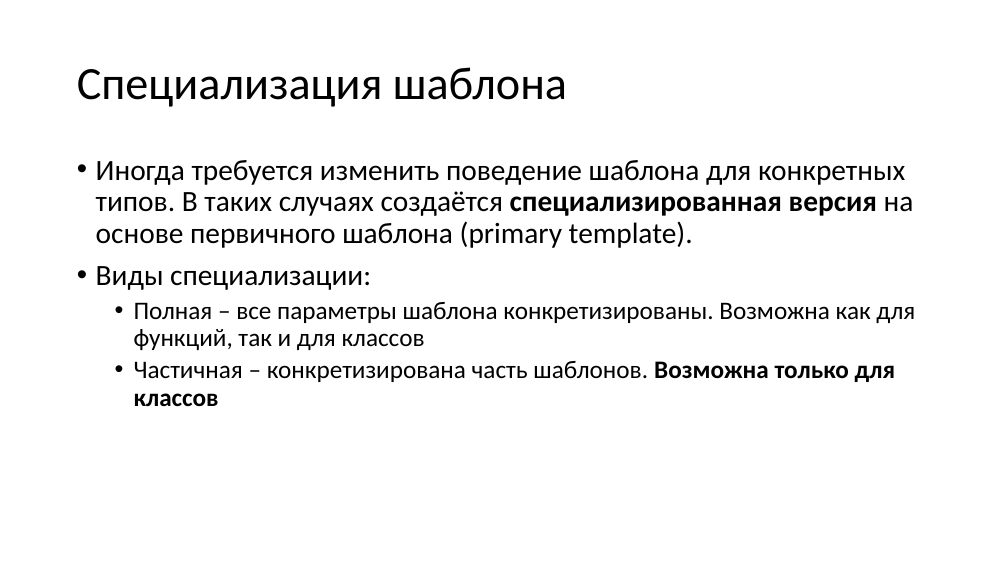
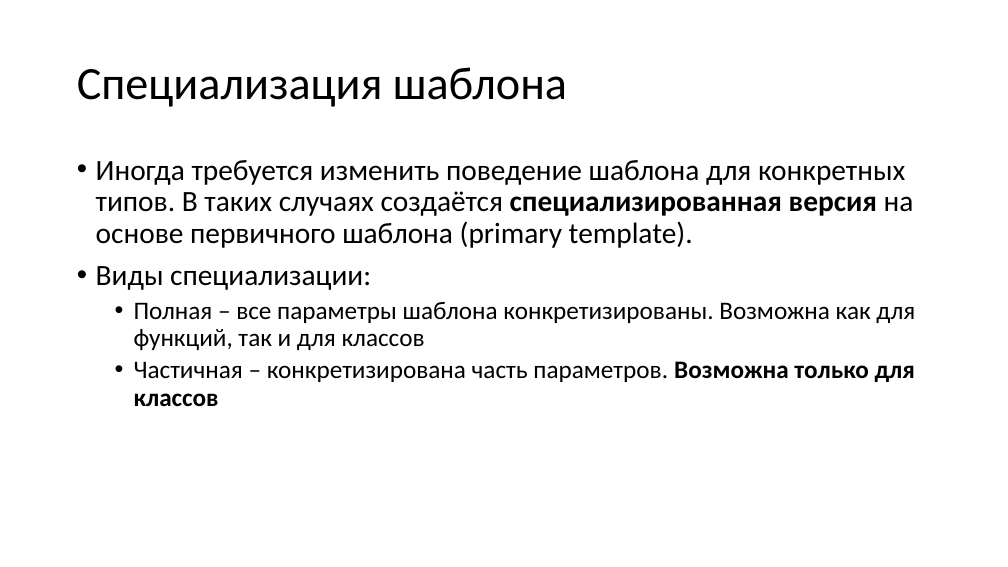
Before and after one commit to alexey-malov/oop, a slide deck: slide 21 of lectures/06/Обобщенное программирование, шаблоны.pptx. Drawn at 1008x567 pixels with LibreOffice and Linux fonts; fonts in the diff are those of the drawing. Boxes give left, top, right and bottom in pixels: in the first picture for what was removed or moved away, otherwise in the second. Text is boxed around its words. In the diff, an @@ line names an element or a change of style, - is before the commit and + after.

Commit message:
Обновил лекцию по шаблонам

```diff
--- a/lectures/06/Обобщенное программирование, шаблоны.pptx
+++ b/lectures/06/Обобщенное программирование, шаблоны.pptx
@@ text at (134,361,915,407): text changed @@
-  • Частичная – конкретизирована часть шаблонов. Возможна только для классов
+  • Частичная – конкретизирована часть параметров. Возможна только для классов
```
Also in this commit, not shown: 12 other slides changed, 7 slides added, 4 slides removed.
